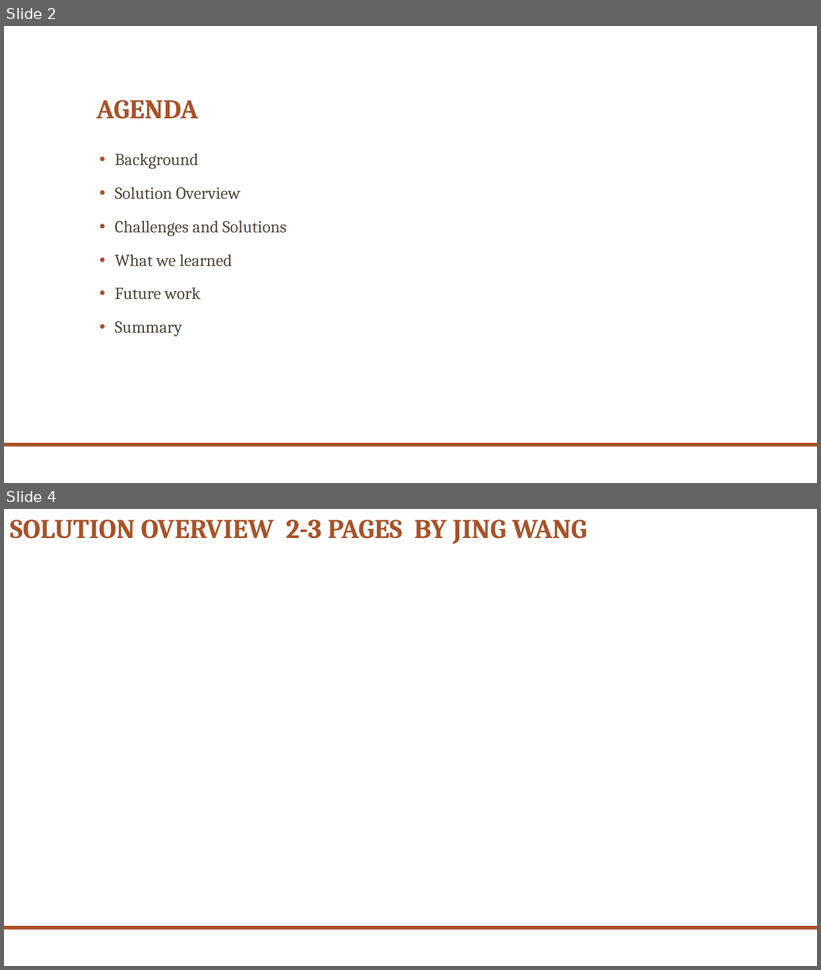
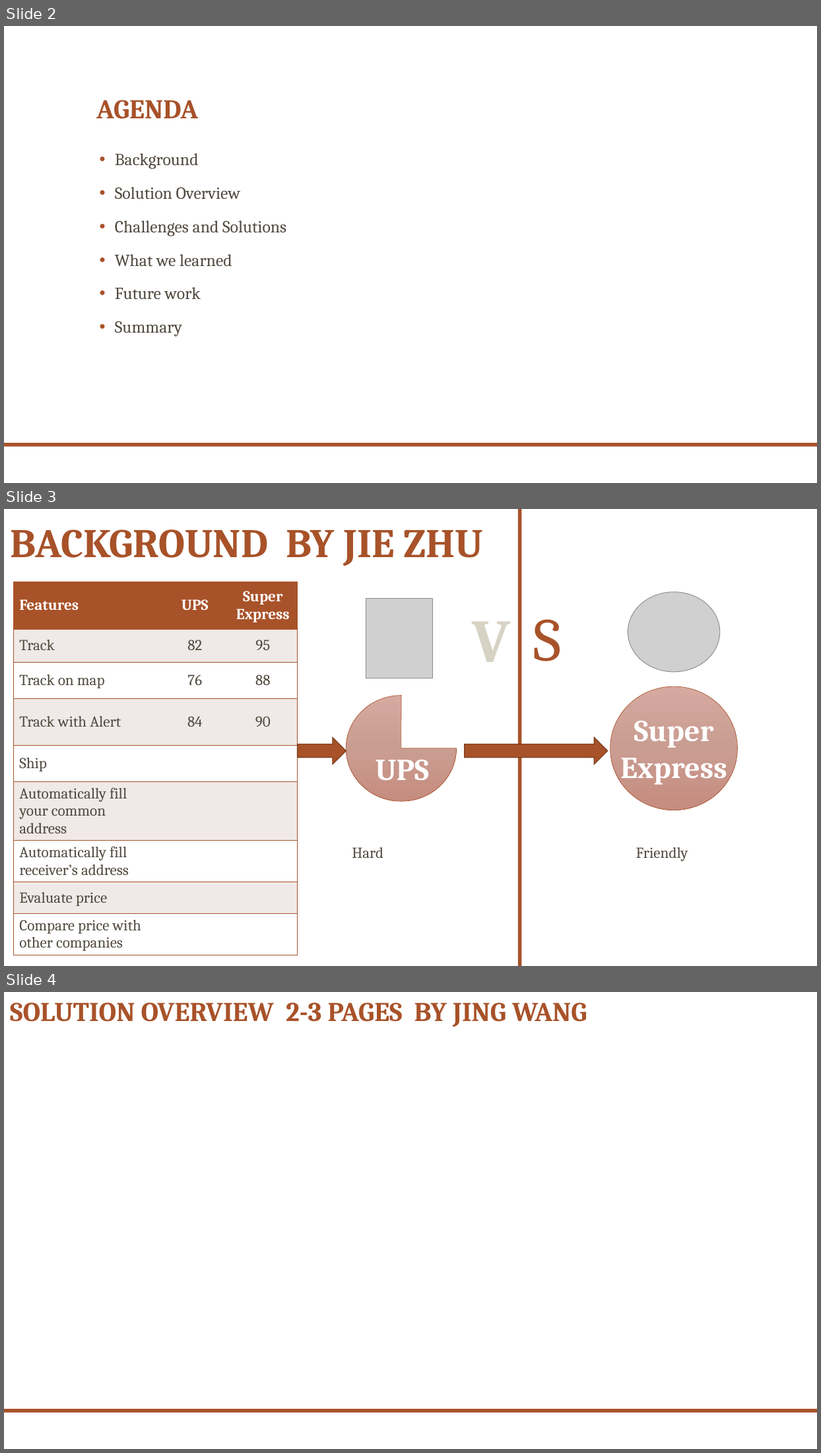
Before and after one commit to oskobe/SuperExpress, a slide deck: C#DotNet SuperExpress.pptx. Shown one above the other, each under a label of ours: slides 2 and 4 before the commit, slides 2, 3 and 4 after it; the slides between them are not shown. The pictures are 821x970 and 821x1453 pixels, drawn with LibreOffice and Linux fonts; fonts in the diff are those of the drawing; grey boxes stand for pictures; background and template pictures are left out. Boxes give left, top, right and bottom in pixels: in the first picture for what was removed or moved away, otherwise in the second. Text is boxed around its words. In the diff, an @@ line names an element or a change of style, - is before the commit and + after.

```diff
--- a/C#DotNet SuperExpress.pptx
+++ b/C#DotNet SuperExpress.pptx
@@ slide 3 added at (4, 509, 817, 966), background picture (left out) @@
@@ rectangle added at (518, 509, 522, 966), fill #A85229 @@
@@ title added at (10, 529, 483, 566), 48 pt, text #A85229, bold @@
+BACKGROUND BY JIE ZHU
@@ table added at (13, 582, 298, 960), 9 rows, 3 columns @@
+Features | UPS | Super / Express
+Track | 82 | 95
+Track on map | 76 | 88
+Track with Alert | 84 | 90
+Ship |  | 
+Automatically fill your common address |  | 
+Automatically fill receiver’s address |  | 
+Evaluate price |  | 
+Compare price with other companies |  | 
@@ picture added at (366, 599, 434, 679) @@
@@ picture added at (628, 592, 720, 672) @@
@@ text added at (473, 622, 511, 662), 72 pt, text #D6D3C5, bold @@
+V
@@ text added at (534, 619, 562, 661), 72 pt, text #A85229 @@
+S
@@ ellipse added at (611, 687, 738, 811), fill gradient #D5A9A0 to #CB9D93 to #C78C7F, outline #A85229 0.5 pt @@
@@ pie slice (boxed as its full ellipse) added at (346, 696, 457, 802), fill gradient #D5A9A0 to #CB9D93 to #C78C7F, outline #A85229 0.5 pt @@
@@ text added at (620, 721, 727, 785), 36 pt, text #FFFFFF, bold @@
+Super
+Express
@@ right arrow added at (298, 738, 346, 764), fill #A85229, outline #7C3D1E 1 pt @@
@@ right arrow added at (465, 738, 608, 764), fill #A85229, outline #7C3D1E 1 pt @@
@@ text added at (376, 760, 429, 780), 36 pt, text #FFFFFF, bold @@
+UPS
@@ text added at (352, 848, 384, 858), 18 pt, text #514A40 @@
+Hard
@@ text added at (636, 848, 688, 861), 18 pt, text #514A40 @@
+Friendly
```
Also in this commit, not shown: 2 slides changed, 5 other slides added, 1 slide removed, 1 other file.
